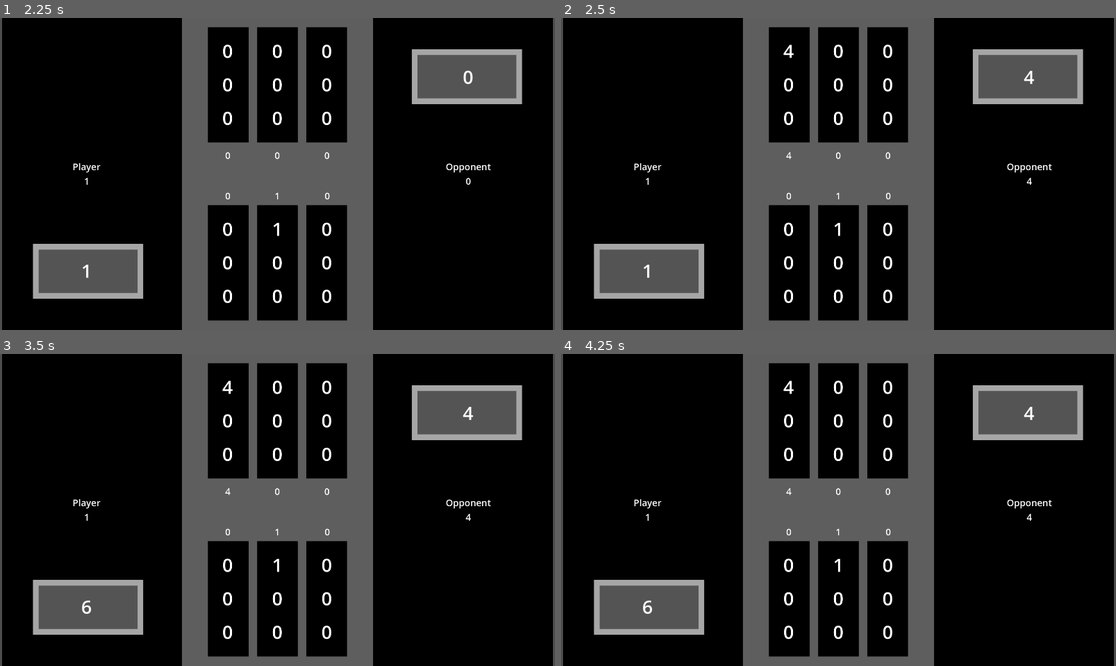
Above: before the commit, frames 1-4 (two rows, left to right).
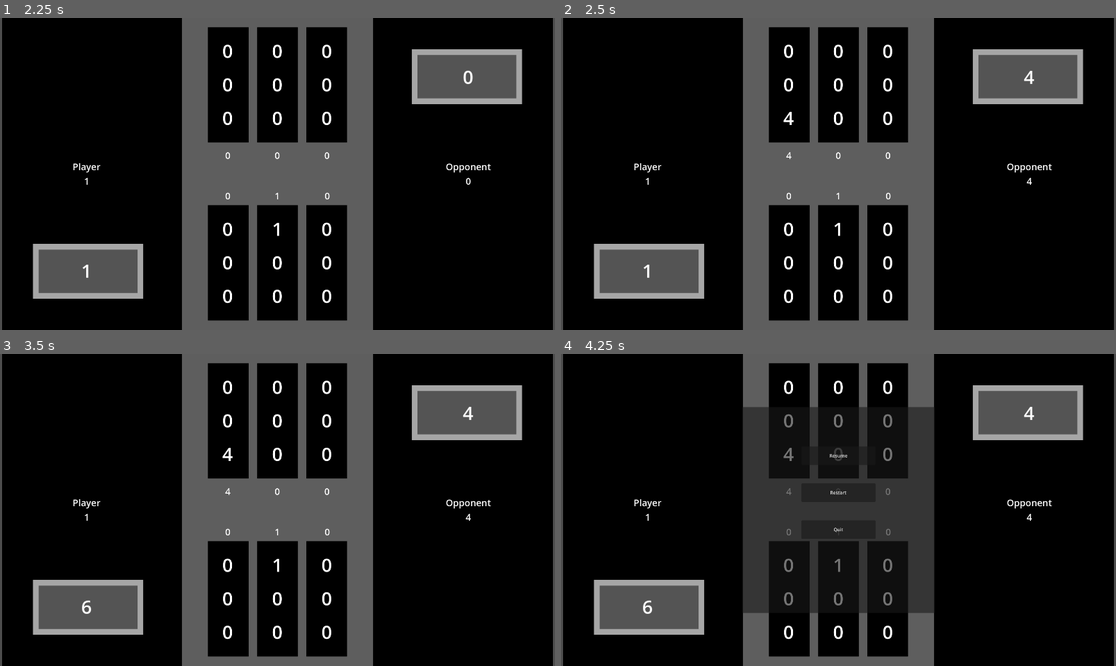
Above: after the commit, the same moments.

Repository: kimalysha93/knucklebones
Game: Godot game, scene res://knucklebones.tscn
Two runs of this game, one before a commit and one after it. Both use one fixed random seed, a clock stepped at 60 frames per second and the inputs below.
Inputs (mouse positions are in pixels of both pictures, inside the frame that each line leads up to):
- Up to frame 1 (2.25 s): tap Enter at 0.5, 2 s; move the mouse to (227, 261) at 0.52 s; click (227, 261) at 0.67 s; tap Space at 1.25 s; move the mouse to (277, 261) at 1.27 s; click (277, 261) at 1.42 s; move the mouse to (327, 261) at 2.02 s; click (327, 261) at 2.17 s
- Up to frame 2 (2.5 s): no input
- Up to frame 3 (3.5 s): tap Space at 2.75 s; move the mouse to (249, 572) at 2.77 s; click (249, 572) at 2.92 s
- Up to frame 4 (4.25 s): move the mouse to (1005, 556) at 3.52 s; click (1005, 556) at 3.67 s; tap Escape (esc, bound only after the commit) at 4.15 s

Frame 1 is identical in both runs. In frame 2, 0.1% of the frame differs, in the area x 40-42%, y 8-35%; in frame 3, 0.1%; in frame 4, 13%, in the area x 32-68%, y 8-84%.

Commit message:
pause menu and opponent axis flip

Diff:
--- a/knucklebones.tscn
+++ b/knucklebones.tscn
@@ -1,13 +1,15 @@
-[gd_scene load_steps=5 format=3 uid="uid://ccv14bhoxf00s"]
+[gd_scene load_steps=6 format=3 uid="uid://ccv14bhoxf00s"]
 
 [ext_resource type="Texture2D" uid="uid://bjo71cjqgxlhi" path="res://assets/background_interface.png" id="1_n6mj2"]
 [ext_resource type="Script" uid="uid://j30roil5u130" path="res://scripts/game_manager.gd" id="2_0ki74"]
 [ext_resource type="Script" uid="uid://crogmong7igih" path="res://scripts/game_over.gd" id="3_m8h7s"]
+[ext_resource type="PackedScene" uid="uid://c70n81fi3ef74" path="res://pause_menu.tscn" id="4_0ki74"]
 
 [sub_resource type="RectangleShape2D" id="RectangleShape2D_xgjk0"]
 size = Vector2(142.85, 402)
 
 [node name="Knucklebones" type="Node2D"]
+process_mode = 1
 
 [node name="background_interface" type="Sprite2D" parent="."]
 position = Vector2(960, 540)
@@ -38,6 +40,7 @@
 shape = SubResource("RectangleShape2D_xgjk0")
 
 [node name="GameManager" type="Node" parent="."]
+process_mode = 1
 script = ExtResource("2_0ki74")
 
 [node name="ScoreLabels" type="Node" parent="GameManager"]
@@ -439,6 +442,10 @@
 theme_override_font_sizes/font_size = 28
 text = "Play Again?"
 
+[node name="PauseMenu" type="CanvasLayer" parent="."]
+
+[node name="PauseMenu" parent="PauseMenu" instance=ExtResource("4_0ki74")]
+
 [connection signal="input_event" from="PlayerColumns/PlayerColumn0" to="GameManager" method="_on_player_column_0_input_event"]
 [connection signal="input_event" from="PlayerColumns/PlayerColumn1" to="GameManager" method="_on_player_column_1_input_event"]
 [connection signal="input_event" from="PlayerColumns/PlayerColumn2" to="GameManager" method="_on_player_column_2_input_event"]
--- /dev/null
+++ b/pause_menu.tscn
@@ -0,0 +1,86 @@
+[gd_scene load_steps=2 format=3 uid="uid://c70n81fi3ef74"]
+
+[ext_resource type="Script" uid="uid://d2pomsaxu8ta5" path="res://scripts/pause_menu.gd" id="1_hdmo1"]
+
+[node name="PauseMenu" type="Control"]
+process_mode = 3
+layout_mode = 3
+anchors_preset = 15
+anchor_right = 1.0
+anchor_bottom = 1.0
+grow_horizontal = 2
+grow_vertical = 2
+script = ExtResource("1_hdmo1")
+
+[node name="PanelContainer" type="PanelContainer" parent="."]
+layout_mode = 1
+anchors_preset = 8
+anchor_left = 0.5
+anchor_top = 0.5
+anchor_right = 0.5
+anchor_bottom = 0.5
+offset_left = -333.3
+offset_top = -356.1
+offset_right = 333.4
+offset_bottom = 356.1
+grow_horizontal = 2
+grow_vertical = 2
+metadata/_edit_use_anchors_ = true
+
+[node name="Control" type="Control" parent="PanelContainer"]
+layout_mode = 2
+
+[node name="Resume" type="Button" parent="PanelContainer/Control"]
+layout_mode = 1
+anchors_preset = 8
+anchor_left = 0.5
+anchor_top = 0.5
+anchor_right = 0.5
+anchor_bottom = 0.5
+offset_left = -128.35
+offset_top = -220.1
+offset_right = 127.65
+offset_bottom = -156.1
+grow_horizontal = 2
+grow_vertical = 2
+size_flags_horizontal = 4
+size_flags_vertical = 4
+text = "Resume"
+
+[node name="Restart" type="Button" parent="PanelContainer/Control"]
+layout_mode = 1
+anchors_preset = 8
+anchor_left = 0.5
+anchor_top = 0.5
+anchor_right = 0.5
+anchor_bottom = 0.5
+offset_left = -128.35
+offset_top = -92.1
+offset_right = 127.65
+offset_bottom = -28.1
+grow_horizontal = 2
+grow_vertical = 2
+size_flags_horizontal = 4
+size_flags_vertical = 4
+text = "Restart"
+
+[node name="Quit" type="Button" parent="PanelContainer/Control"]
+layout_mode = 1
+anchors_preset = 8
+anchor_left = 0.5
+anchor_top = 0.5
+anchor_right = 0.5
+anchor_bottom = 0.5
+offset_left = -128.05
+offset_top = 36.0
+offset_right = 127.95
+offset_bottom = 100.0
+grow_horizontal = 2
+grow_vertical = 2
+size_flags_horizontal = 4
+size_flags_vertical = 4
+text = "Quit"
+
+[connection signal="pressed" from="PanelContainer/Control/Resume" to="." method="_on_resume_pressed"]
+[connection signal="pressed" from="PanelContainer/Control/Restart" to="." method="_on_restart_pressed"]
+[connection signal="pressed" from="PanelContainer/Control/Quit" to="." method="_on_quit_pressed"]
--- a/project.godot
+++ b/project.godot
@@ -24,3 +24,11 @@
 [dotnet]
 
 project/assembly_name="Knucklebones"
+
+[input]
+
+esc={
+"deadzone": 0.2,
+"events": [Object(InputEventKey,"resource_local_to_scene":false,"resource_name":"","device":-1,"window_id":0,"alt_pressed":false,"shift_pressed":false,"ctrl_pressed":false,"meta_pressed":false,"pressed":false,"keycode":0,"physical_keycode":4194305,"key_label":0,"unicode":0,"location":0,"echo":false,"script":null)
+]
+}
--- a/scripts/game_manager.gd
+++ b/scripts/game_manager.gd
@@ -44,15 +44,15 @@
 @onready var player_dice_roll_22: Label = $DiceLabels/PlayerGrid/PlayerDiceRoll_22
 
 # Opponent Dice Grid
-@onready var opp_dice_roll_00: Label = $DiceLabels/OppDiceRoll/OppGrid/OppDiceRoll_00
+@onready var opp_dice_roll_00: Label = $DiceLabels/OppDiceRoll/OppGrid/OppDiceRoll_20
 @onready var opp_dice_roll_10: Label = $DiceLabels/OppDiceRoll/OppGrid/OppDiceRoll_10
-@onready var opp_dice_roll_20: Label = $DiceLabels/OppDiceRoll/OppGrid/OppDiceRoll_20
-@onready var opp_dice_roll_01: Label = $DiceLabels/OppDiceRoll/OppGrid/OppDiceRoll_01
+@onready var opp_dice_roll_20: Label = $DiceLabels/OppDiceRoll/OppGrid/OppDiceRoll_00
+@onready var opp_dice_roll_01: Label = $DiceLabels/OppDiceRoll/OppGrid/OppDiceRoll_21
 @onready var opp_dice_roll_11: Label = $DiceLabels/OppDiceRoll/OppGrid/OppDiceRoll_11
-@onready var opp_dice_roll_21: Label = $DiceLabels/OppDiceRoll/OppGrid/OppDiceRoll_21
-@onready var opp_dice_roll_02: Label = $DiceLabels/OppDiceRoll/OppGrid/OppDiceRoll_02
+@onready var opp_dice_roll_21: Label = $DiceLabels/OppDiceRoll/OppGrid/OppDiceRoll_01
+@onready var opp_dice_roll_02: Label = $DiceLabels/OppDiceRoll/OppGrid/OppDiceRoll_22
 @onready var opp_dice_roll_12: Label = $DiceLabels/OppDiceRoll/OppGrid/OppDiceRoll_12
-@onready var opp_dice_roll_22: Label = $DiceLabels/OppDiceRoll/OppGrid/OppDiceRoll_22
+@onready var opp_dice_roll_22: Label = $DiceLabels/OppDiceRoll/OppGrid/OppDiceRoll_02
 
 # Player Score Labels
 @onready var player_score_total: Label = $ScoreLabels/PlayerScoreTotal
--- /dev/null
+++ b/scripts/pause_menu.gd
@@ -0,0 +1,31 @@
+extends Control
+
+func _ready():
+	hide()
+
+func _process(delta: float):
+	testEsc()
+
+func resume():
+	hide()
+	get_tree().paused = false
+
+func pause():
+	show()
+	get_tree().paused = true
+
+func testEsc():
+	if Input.is_action_just_pressed("esc") and get_tree().paused == false:
+		pause()
+	elif Input.is_action_just_pressed("esc") and get_tree().paused:
+		resume()
+
+func _on_resume_pressed() -> void:
+	resume()
+
+func _on_restart_pressed() -> void:
+	get_tree().paused = false
+	get_tree().reload_current_scene()
+
+func _on_quit_pressed() -> void:
+	get_tree().quit()
Not shown, added: scripts/pause_menu.gd.uid
